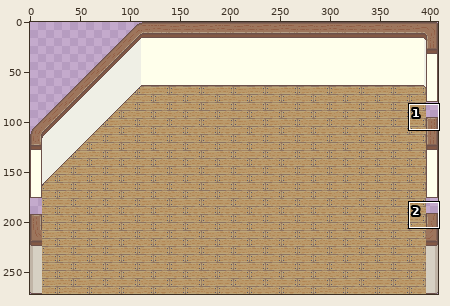
Sprite sheet, stored at sprites/spr_cafeteria/layers/e278b6af-bcee-40c5-b939-4d68cf3f91c2/62cf4510-418c-4ab4-81e2-d4c869a50ba5.png. The first picture is a wide view before the edit; the outline marks the close-up.
Close-up. Before the commit:
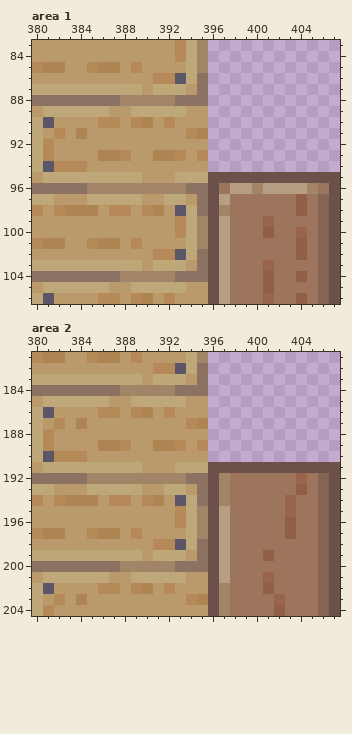
The file is 408x272 pixels. Colours within 5 levels of each other are drawn and written as one. Shown: area 1: x 380..407, y 83..106; area 2: x 380..407, y 181..204.
And afterwards:
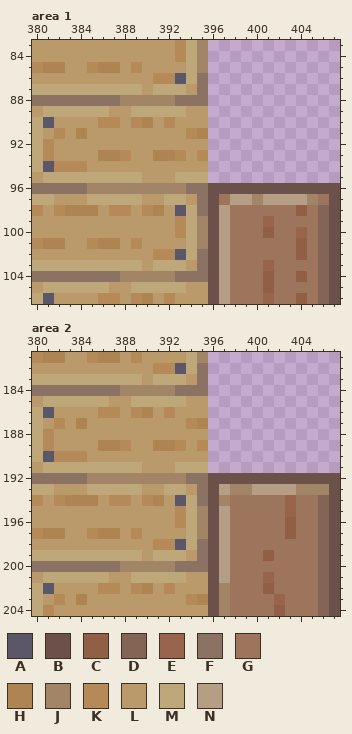
Palette (. is transparent): A #5b5768  B #6c514b  C #915f46  D #846454  E #98654c  F #8b7263  G #9d755c  H #ae8453  J #a28467  K #b58a58  L #ba996a  M #bea779  N #b59e84
What changed:
Area 1:
Colour G gives way to colour B in row 96 at x 397 and 406.
Colour J gives way to colour B in row 96 at x 400 and 405.
Colour N gives way to colour B in row 96 at x 398 to 399 and 401 to 404.
Colour D gives way to colour G in row 97 at x 406.
Colour N gives way to colour G in row 97 at x 397.
Colour G gives way to colour J in row 97 at x 400 and 405.
Colour C gives way to colour N in row 97 at x 404.
Colour G gives way to colour N in row 97 at x 398 to 399 and 401 to 403.
Colour J gives way to colour N in row 98 at x 397.
Colour B is removed in row 95 at x 396 to 407.
Area 2:
Colour D gives way to colour B in row 192 at x 406.
Colour E gives way to colour B in row 192 at x 404.
Colour G gives way to colour B in row 192 at x 398 to 403 and 405.
Colour J gives way to colour B in row 192 at x 397.
Colour C gives way to colour J in row 193 at x 404.
Colour D gives way to colour J in row 193 at x 406.
Colour G gives way to colour J in row 193 at x 398 to 399 and 405.
Colour G gives way to colour N in row 193 at x 400 to 403.
Colour J gives way to colour N in row 193 at x 397.
Colour B is removed in row 191 at x 396 to 407.
Where, in picture pixels (left, top, right, bottom), the same in both close-ups:
changed: (208, 172, 340, 216)
changed: (208, 462, 340, 495)
